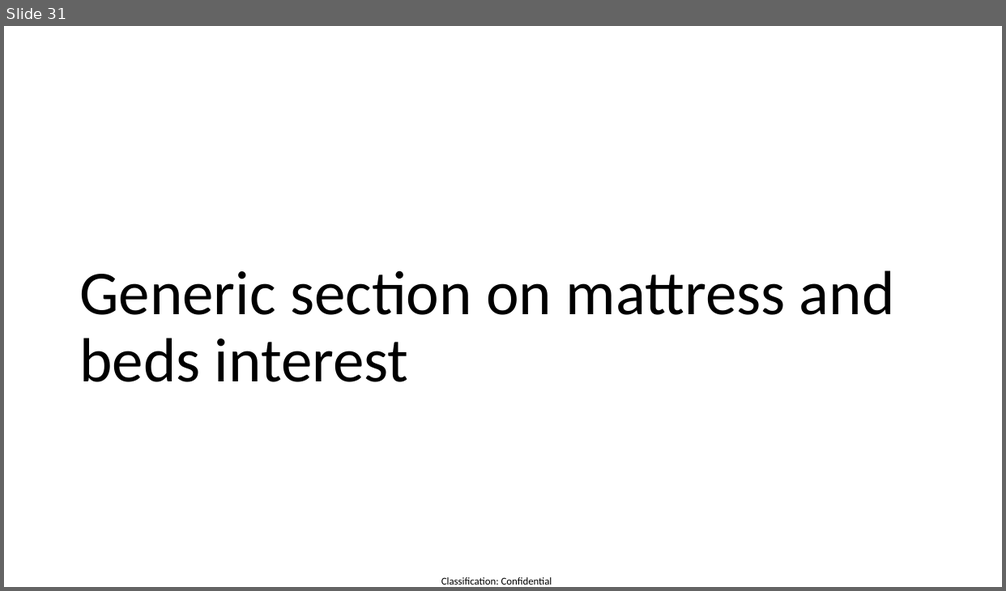
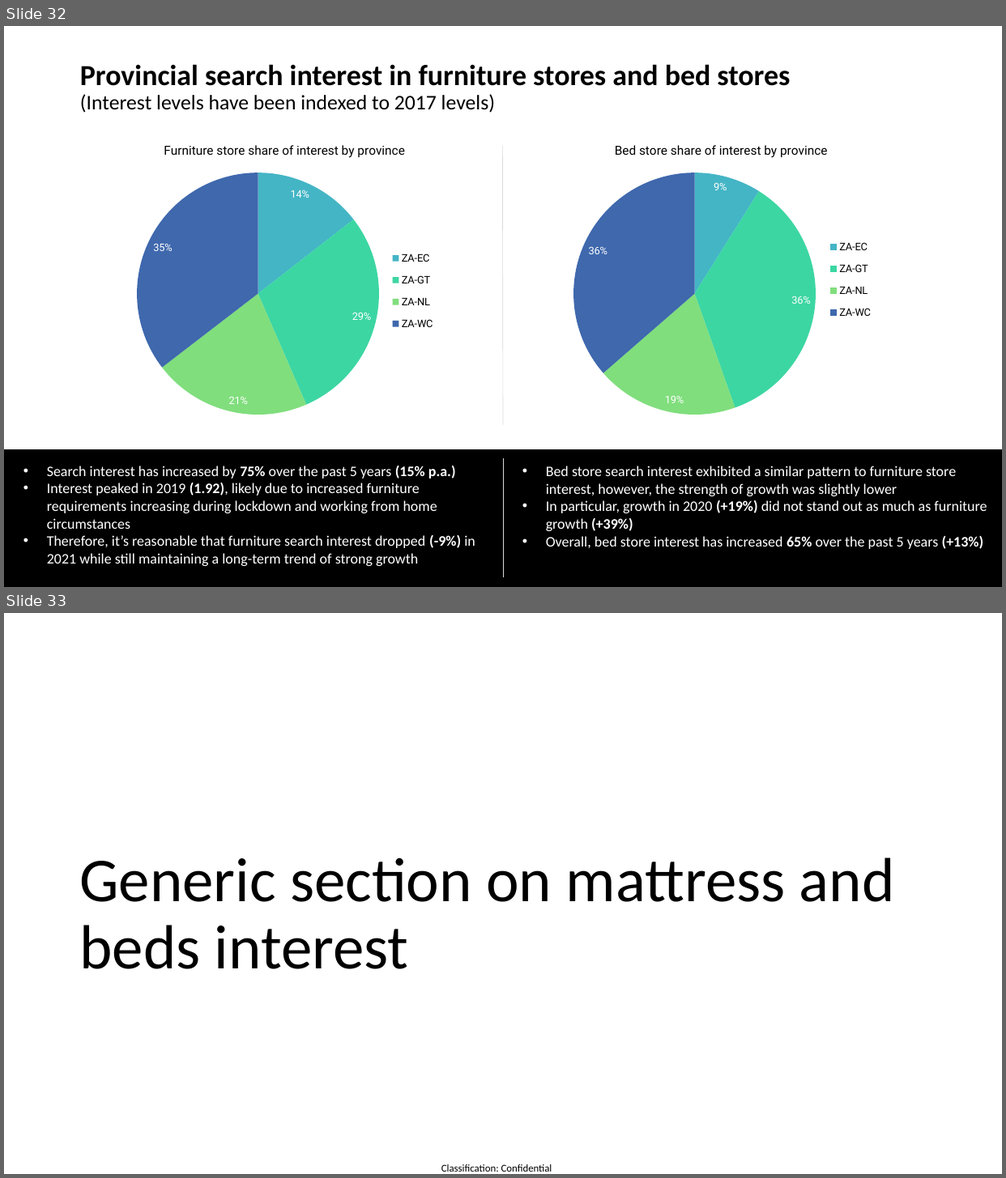
Before and after one commit to twdobson/mattress-trends, a slide deck: bravo_preso.pptx. Shown one above the other, each under a label of ours: slide 31 before the commit, slides 32 and 33 after it. The pictures are 1006x591 and 1006x1178 pixels, drawn with LibreOffice and Linux fonts; fonts in the diff are those of the drawing. Boxes give left, top, right and bottom in pixels: in the first picture for what was removed or moved away, otherwise in the second. Text is boxed around its words. In the diff, an @@ line names an element or a change of style, - is before the commit and + after.

```diff
--- a/bravo_preso.pptx
+++ b/bravo_preso.pptx
@@ slide 32 added at [4, 26, 1002, 587], background #FFFFFF @@
@@ title added at [80, 64, 790, 113], 28 pt, text #000000, bold @@
+Provincial search interest in furniture stores and bed stores
+(Interest levels have been indexed to 2017 levels)
@@ pie chart added at [73, 130, 497, 425] @@
+title "Furniture store share of interest by province "
+categories: ZA-EC, ZA-GT, ZA-NL, ZA-WC
+Series 1: 14, 29, 21, 35
@@ line added from (503, 146) to (503, 425), #D9D9D9 0.5 pt @@
@@ pie chart added at [509, 130, 934, 425] @@
+title "Bed store share of interest by province "
+categories: ZA-EC, ZA-GT, ZA-NL, ZA-WC
+Series 1: 9, 36, 19, 36
@@ rectangle added at [4, 450, 1002, 587], fill #000000, outline #000000 1 pt @@
@@ line added from (503, 459) to (503, 578), #D9D9D9 0.5 pt @@
@@ text added at [47, 466, 475, 566], 14 pt, text #FFFFFF @@
+• Search interest has increased by 75% over the past 5 years (15% p.a.)
+• Interest peaked in 2019 (1.92), likely due to increased furniture requirements increasing during lockdown and working from home circumstances
+• Therefore, it’s reasonable that furniture search interest dropped (-9%) in 2021 while still maintaining a long-term trend of strong growth
@@ text added at [546, 466, 987, 549], 14 pt, text #FFFFFF @@
+• Bed store search interest exhibited a similar pattern to furniture store interest, however, the strength of growth was slightly lower
+• In particular, growth in 2020 (+19%) did not stand out as much as furniture growth (+39%)
+• Overall, bed store interest has increased 65% over the past 5 years (+13%)
@@ what was slide 31 is now slide 33 @@
```
Also in this commit, not shown: 10 slides changed, 12 other slides added, 2 slides removed, 4 other files.
